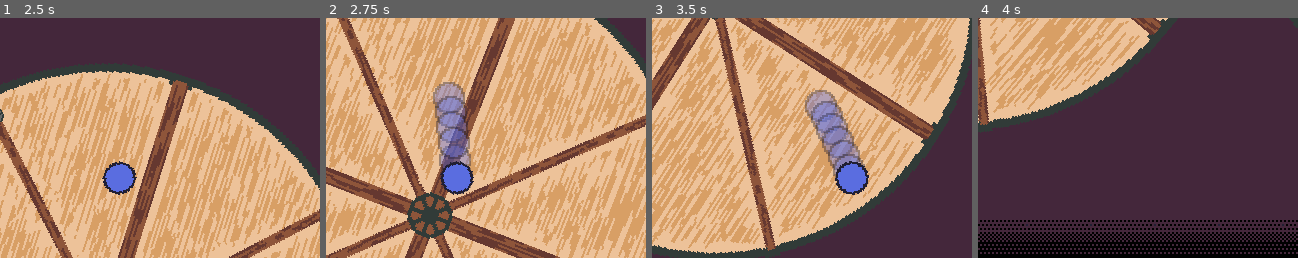
Above: before the commit, frames 1-4 (left to right).
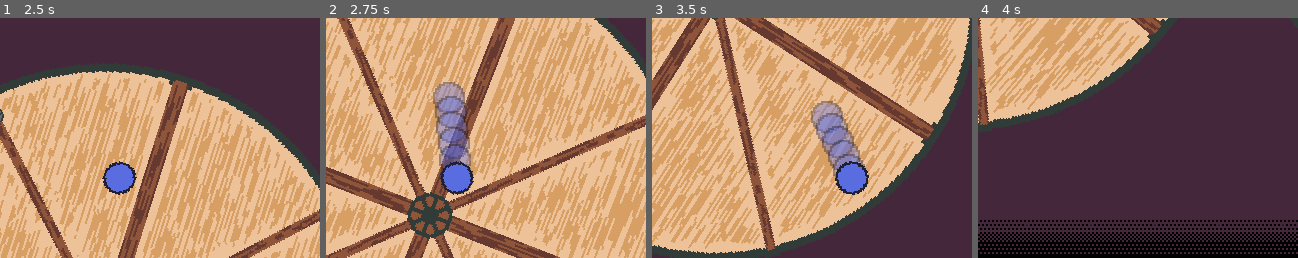
Above: after the commit, the same moments.

Repository: svntax/LD47-StuckInALoop
Game: Godot game, scene res://Main.tscn
Two runs of this game, one before a commit and one after it. Both use one fixed random seed, a clock stepped at 60 frames per second and the inputs below.
Inputs (mouse positions are % of the whole screen's width and height, from its top left):
- Up to frame 1 (2.5 s): move the mouse to (72, 45) at 0.52 s; click (72, 45) at 0.6 s; click "Play" at 1.25 s; move the mouse to (30, 55) at 2.02 s; click (30, 55) at 2.1 s
- Up to frame 2 (2.75 s): no input
- Up to frame 3 (3.5 s): move the mouse to (60, 28) at 2.77 s; click (60, 28) at 2.85 s
- Up to frame 4 (4 s): move the mouse to (45, 70) at 3.52 s; click (45, 70) at 3.6 s
The pictures show only the part of the screen within x 34-84%, y 32-82%; the shares and areas given below are measured in that part.

Frame 1 is identical in both runs. In frame 2, 0.2% of the frame differs, in the area x 36-45%, y 52-62%; in frame 3, 1.0%, in the area x 47-58%, y 30-44%; in frame 4, nothing differs.

Commit message:
Started adding sound effects

Diff:
--- a/Balloon/Balloon.gd
+++ b/Balloon/Balloon.gd
@@ -3,6 +3,8 @@
 signal popped()
 
 onready var animation_player = $AnimationPlayer
+onready var pop_sfx = $PopSound
+onready var score_sfx = $ScoreSound
 
 onready var popped = false
 onready var explosion_force = 300
@@ -21,9 +23,14 @@
 	if popped:
 		return
 	popped = true
+	pop_sfx.play()
+	$ScoreSoundTimer.start()
 	emit_signal("popped")
 	animation_player.play("popped")
 
 func _on_AnimationPlayer_animation_finished(anim_name):
 	if anim_name == "popped":
 		queue_free()
+
+func _on_ScoreSoundTimer_timeout():
+	score_sfx.play()
--- a/Balloon/Balloon.tscn
+++ b/Balloon/Balloon.tscn
@@ -1,8 +1,10 @@
-[gd_scene load_steps=7 format=2]
+[gd_scene load_steps=9 format=2]
 
 [ext_resource path="res://Balloon/Balloon.gd" type="Script" id=1]
 [ext_resource path="res://Balloon/balloon_red.png" type="Texture" id=2]
 [ext_resource path="res://Balloon/OffscreenMarker.tscn" type="PackedScene" id=3]
+[ext_resource path="res://Balloon/pickup.wav" type="AudioStream" id=4]
+[ext_resource path="res://Balloon/pop01.wav" type="AudioStream" id=5]
 
 [sub_resource type="CapsuleShape2D" id=1]
 radius = 9.0
@@ -46,4 +48,18 @@
 anims/popped = SubResource( 3 )
 
 [node name="OffscreenMarker" parent="." instance=ExtResource( 3 )]
+
+[node name="PopSound" type="AudioStreamPlayer" parent="."]
+stream = ExtResource( 5 )
+volume_db = 20.0
+
+[node name="ScoreSound" type="AudioStreamPlayer" parent="."]
+stream = ExtResource( 4 )
+volume_db = -16.0
+pitch_scale = 1.2
+
+[node name="ScoreSoundTimer" type="Timer" parent="."]
+wait_time = 0.06
+one_shot = true
 [connection signal="animation_finished" from="AnimationPlayer" to="." method="_on_AnimationPlayer_animation_finished"]
+[connection signal="timeout" from="ScoreSoundTimer" to="." method="_on_ScoreSoundTimer_timeout"]
--- a/Globals.gd
+++ b/Globals.gd
@@ -1,6 +1,6 @@
 extends Node
 
-const MIN_DASH_SPEED = 172
+const MIN_DASH_SPEED = 184
 
 var score = 0
 var current_map = 0
--- a/Main.gd
+++ b/Main.gd
@@ -5,6 +5,8 @@
 onready var wheel = $Wheel
 onready var buttons = $Buttons
 onready var buttons_background = $ButtonsBg
+onready var hit_sfx = $HitSound
+onready var select_sfx = $SelectSound
 
 onready var cutscene_finished = false
 
@@ -17,7 +19,7 @@
 	buttons_background.hide()
 
 func _process(_delta):
-	if Input.is_action_just_pressed("left_click"):
+	if Input.is_action_just_pressed("left_click") and !cutscene_finished:
 		# Skip intro cutscene
 		intro_timer.stop()
 		animation_player.stop()
@@ -26,6 +28,7 @@
 		buttons.show()
 		buttons_background.show()
 		cutscene_finished = true
+		hit_sfx.play()
 
 func _on_IntroTimer_timeout():
 	animation_player.play("intro_transition")
@@ -34,6 +37,7 @@
 func _on_AnimationPlayer_animation_finished(anim_name):
 	if anim_name == "intro_transition":
 		cutscene_finished = true
+		hit_sfx.play()
 		#wheel.rotation_speed = 15
 
 func _on_AnimationPlayer_animation_started(anim_name):
@@ -46,6 +50,7 @@
 	if not cutscene_finished:
 		return
 
+	select_sfx.play()
 	get_tree().change_scene("res://Stages/Stage01.tscn")
 
 func _on_Exit_pressed():
--- a/Main.tscn
+++ b/Main.tscn
@@ -1,10 +1,12 @@
-[gd_scene load_steps=15 format=2]
+[gd_scene load_steps=17 format=2]
 
 [ext_resource path="res://Main.gd" type="Script" id=1]
 [ext_resource path="res://GUI/TitleSign.tscn" type="PackedScene" id=2]
 [ext_resource path="res://GUI/wooden_ui_clean.png" type="Texture" id=3]
 [ext_resource path="res://Wheel/Wheel.tscn" type="PackedScene" id=4]
 [ext_resource path="res://GUI/FutilePro.ttf" type="DynamicFontData" id=5]
+[ext_resource path="res://Player/pin_create.wav" type="AudioStream" id=6]
+[ext_resource path="res://GUI/select01.wav" type="AudioStream" id=7]
 
 [sub_resource type="StyleBoxFlat" id=6]
 bg_color = Color( 0.6, 0.6, 0.6, 0 )
@@ -251,6 +253,16 @@
 __meta__ = {
 "_edit_use_anchors_": false
 }
+
+[node name="HitSound" type="AudioStreamPlayer" parent="."]
+stream = ExtResource( 6 )
+volume_db = -10.0
+pitch_scale = 2.0
+
+[node name="SelectSound" type="AudioStreamPlayer" parent="."]
+stream = ExtResource( 7 )
+volume_db = -10.0
+pitch_scale = 1.2
 [connection signal="pressed" from="Buttons/Play" to="." method="_on_Play_pressed"]
 [connection signal="pressed" from="Buttons/Exit" to="." method="_on_Exit_pressed"]
 [connection signal="animation_finished" from="AnimationPlayer" to="." method="_on_AnimationPlayer_animation_finished"]
--- a/Player/Player.gd
+++ b/Player/Player.gd
@@ -14,6 +14,9 @@
 onready var dash_stop_timer = $DashStopTimer
 onready var dashing = false
 onready var layers_anim_player = $LayersAnimation
+onready var pin_break_sfx = $PinBreakSound
+onready var pin_create_sfx = $PinCreateSound
+onready var hit_sounds = [$Hit01, $Hit02]
 
 export (NodePath) var bottom_bound = ""
 onready var bottom_map_pos = null
@@ -79,6 +82,7 @@
 	wheel.add_child(pin)
 	pin.global_position = pos
 	current_pin = pin
+	pin_create_sfx.play()
 
 	# Reparent the starting pin and pin joint to the wheel
 	var parent = pin_joint.get_parent()
@@ -105,6 +109,10 @@
 func knockback(force: Vector2):
 	player_body.apply_central_impulse(force)
 
+func play_hit_sound():
+	var i = randi() % hit_sounds.size()
+	hit_sounds[i].play()
+
 func _on_DashStopTimer_timeout():
 	dashing = false
 	dash_particles.emitting = false
--- a/Player/Player.tscn
+++ b/Player/Player.tscn
@@ -1,8 +1,12 @@
-[gd_scene load_steps=8 format=2]
+[gd_scene load_steps=12 format=2]
 
 [ext_resource path="res://Player/Player.gd" type="Script" id=1]
 [ext_resource path="res://Wheel/Pin.tscn" type="PackedScene" id=2]
 [ext_resource path="res://Player/player.png" type="Texture" id=3]
+[ext_resource path="res://Wheel/pin_break.wav" type="AudioStream" id=4]
+[ext_resource path="res://Player/pin_create.wav" type="AudioStream" id=5]
+[ext_resource path="res://Player/hit02.wav" type="AudioStream" id=6]
+[ext_resource path="res://Player/hit01.wav" type="AudioStream" id=7]
 
 [sub_resource type="CircleShape2D" id=1]
 radius = 8.0
@@ -98,4 +102,21 @@
 [node name="DashStopTimer" type="Timer" parent="."]
 wait_time = 0.2
 one_shot = true
+
+[node name="PinBreakSound" type="AudioStreamPlayer" parent="."]
+stream = ExtResource( 4 )
+volume_db = -16.0
+
+[node name="PinCreateSound" type="AudioStreamPlayer" parent="."]
+stream = ExtResource( 5 )
+volume_db = -10.0
+pitch_scale = 2.0
+
+[node name="Hit01" type="AudioStreamPlayer" parent="."]
+stream = ExtResource( 7 )
+volume_db = -10.0
+
+[node name="Hit02" type="AudioStreamPlayer" parent="."]
+stream = ExtResource( 6 )
+volume_db = -10.0
 [connection signal="timeout" from="DashStopTimer" to="." method="_on_DashStopTimer_timeout"]
--- a/Wheel/Pin.gd
+++ b/Wheel/Pin.gd
@@ -21,5 +21,9 @@
 
 func _on_AreaDetect_body_entered(body):
 	if body.is_in_group("Players"):
-		if  body.get_parent().is_dashing():
+		if body.get_parent().is_dashing():
+			if !permanent and !broken:
+				body.get_parent().pin_break_sfx.play()
 			break_pin()
+		else:
+			body.get_parent().play_hit_sound()
Not shown, added: Balloon/pickup.wav.import
Not shown, added: Balloon/pop01.wav.import
Not shown, added: GUI/select01.wav.import
Not shown, added: Player/hit01.wav.import
Not shown, added: Player/hit02.wav.import
Not shown, added: Player/pin_create.wav.import
Not shown, added: Wheel/pin_break.wav.import
Not shown, added: Balloon/pickup.wav
Not shown, added: Balloon/pop01.wav
Not shown, added: GUI/select01.wav
Not shown, added: Player/hit01.wav
Not shown, added: Player/hit02.wav
(and 2 more such lines)
